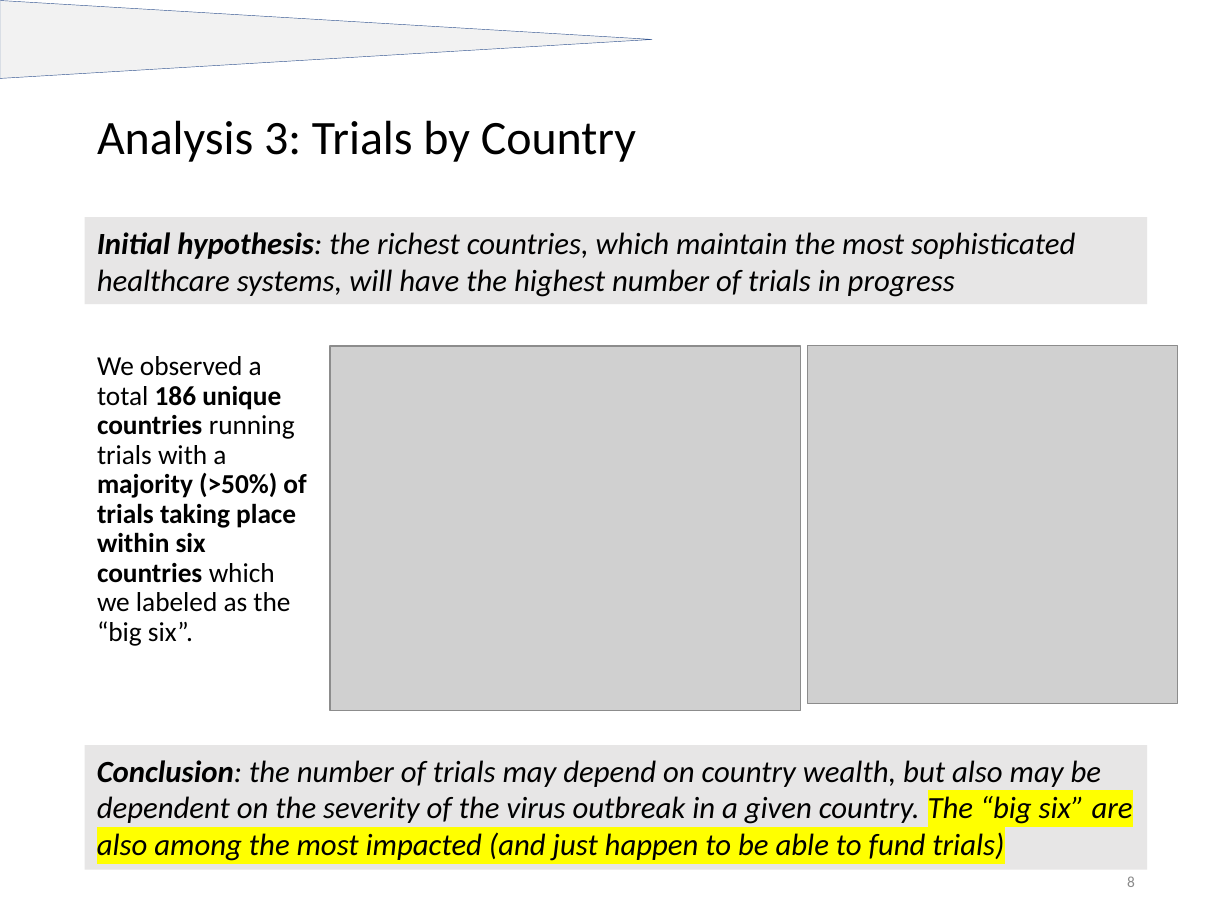
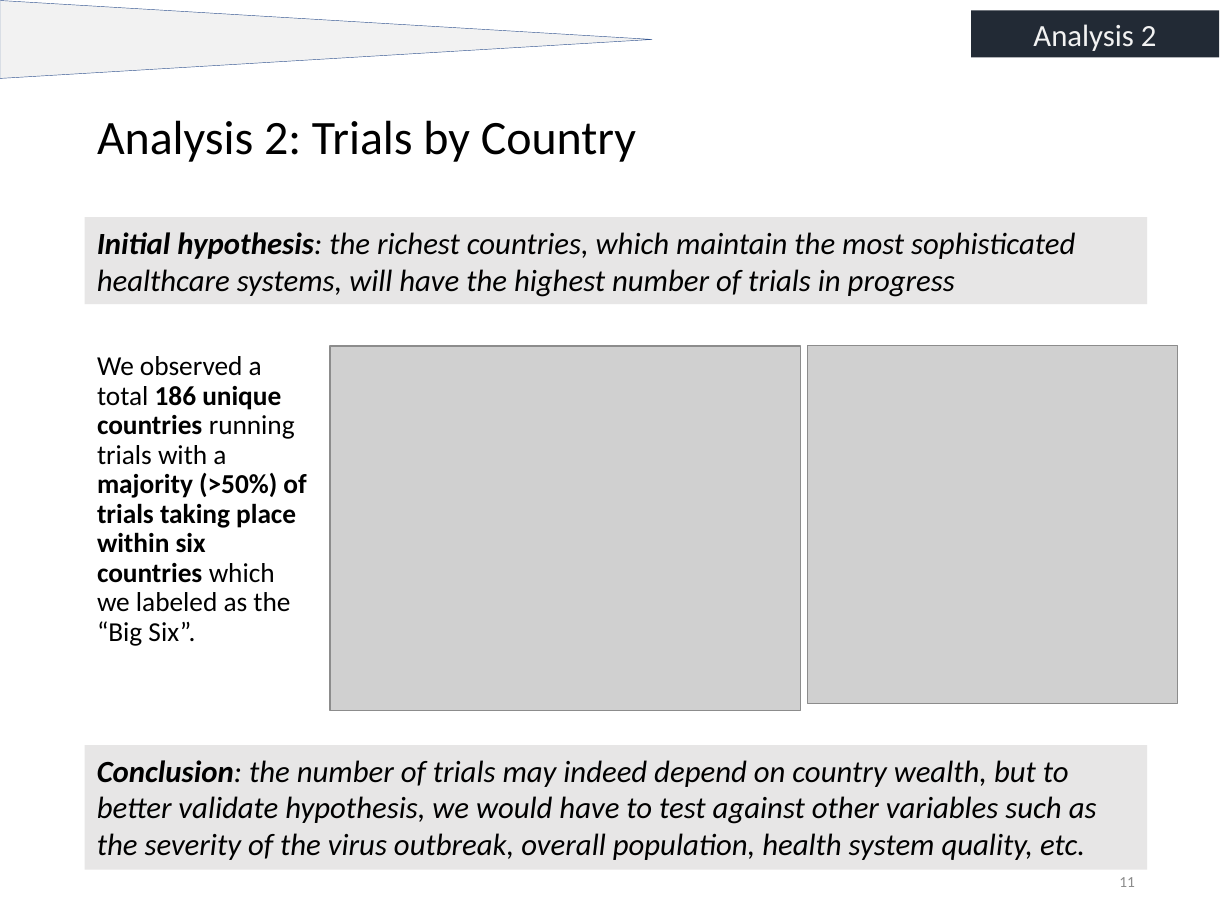
Before and after one commit to nick-nasse/pyd-pyper, a slide deck: slide 11 of 200729 Clinical Trials Analysis_v2.pptx (slide 8 before the commit). Drawn at 1232x924 pixels with LibreOffice and Linux fonts; fonts in the diff are those of the drawing; grey boxes stand for pictures. Boxes give left, top, right and bottom in pixels: in the first picture for what was removed or moved away, otherwise in the second. Text is boxed around its words. In the diff, an @@ line names an element or a change of style, - is before the commit and + after.

```diff
--- a/200729 Clinical Trials Analysis_v2.pptx
+++ b/200729 Clinical Trials Analysis_v2.pptx
@@ rectangle added at (971,10,1218,57), fill #222A35, 18 pt, text #F2F2F2 @@
+Analysis 2
@@ title at (97,120,636,162): text changed @@
-Analysis 3: Trials by Country
+Analysis 2: Trials by Country
@@ text at (97,356,306,646): text changed @@
-We observed a total 186 unique countries running trials with a majority (>50%) of trials taking place within six countries which we labeled as the “big six”.
+We observed a total 186 unique countries running trials with a majority (>50%) of trials taking place within six countries which we labeled as the “Big Six”.
@@ text in rectangle at (97,760,1097,860): text changed @@
-Conclusion: the number of trials may depend on country wealth, but also may be dependent on the severity of the virus outbreak in a given country. The “big six” are also among the most impacted (and just happen to be able to fund trials)
+Conclusion: the number of trials may indeed depend on country wealth, but to better validate hypothesis, we would have to test against other variables such as the severity of the virus outbreak, overall population, health system quality, etc.
@@ page number at (1119,877,1135,887): text changed @@
-8
+11
```
Also in this commit, not shown: 6 other slides changed, 11 slides added, 1 slide removed.
